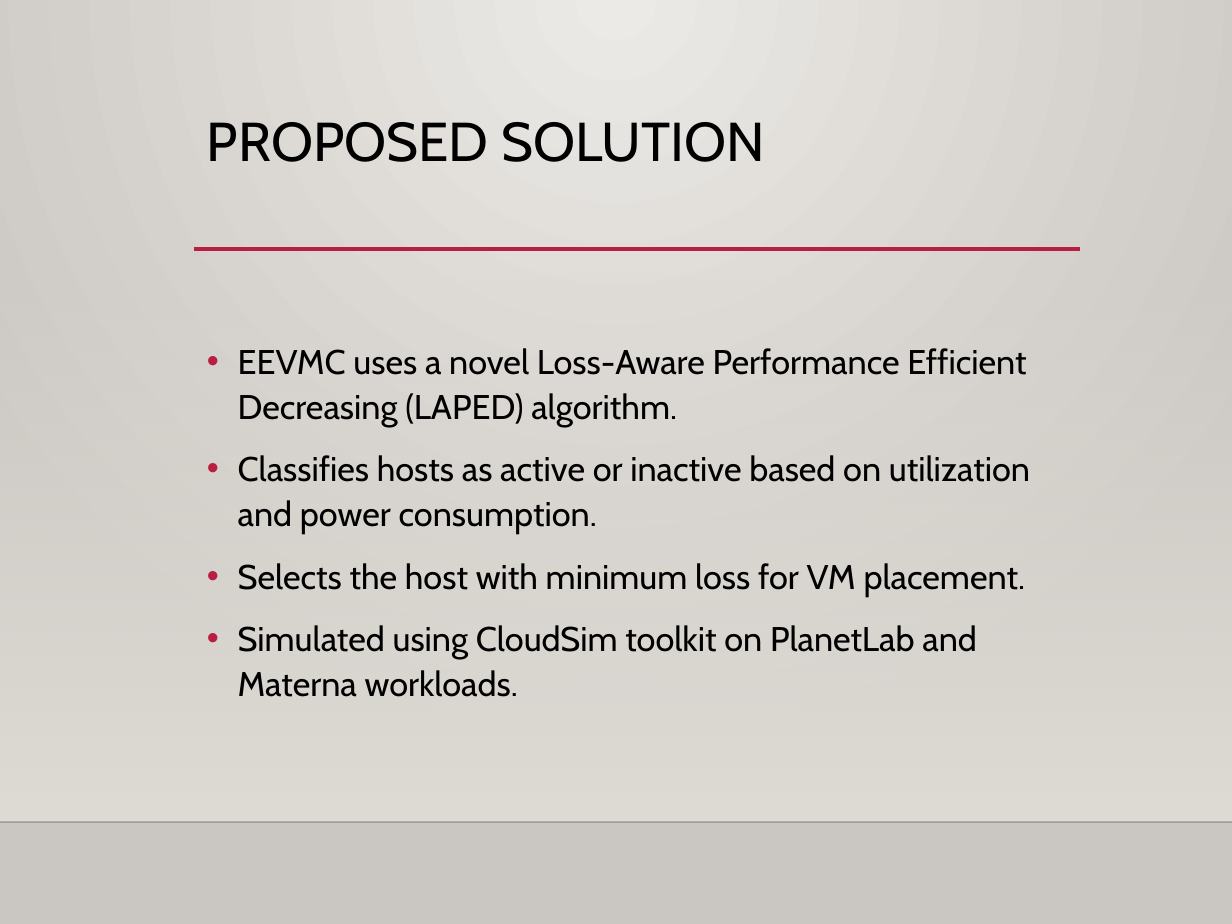
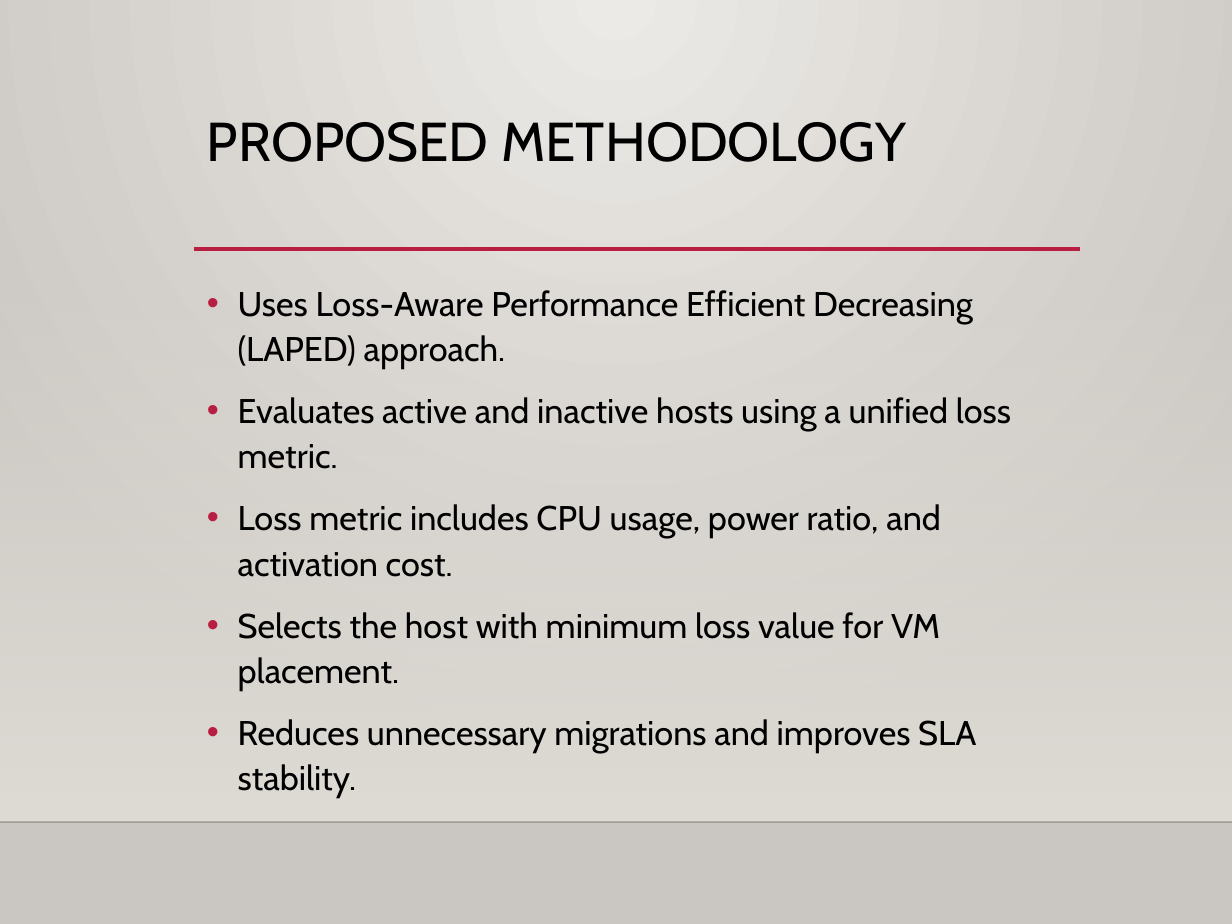
Before and after one commit to jaytomar19/Pbl_Jay-Pratap-Singh-Tomar, a slide deck: slide 8 of PBL PPT.pptx (slide 7 before the commit). Drawn at 1232x924 pixels with LibreOffice and Linux fonts; fonts in the diff are those of the drawing; background and template pictures are left out. Boxes give left, top, right and bottom in pixels: in the first picture for what was removed or moved away, otherwise in the second. Text is boxed around its words. In the diff, an @@ line names an element or a change of style, - is before the commit and + after.

```diff
--- a/PBL PPT.pptx
+++ b/PBL PPT.pptx
@@ title at [207,122,906,162]: text changed @@
-PROPOSED SOLUTION
+PROPOSED METHODOLOGY
@@ text at [238,290,1011,754]: text changed @@
-• EEVMC uses a novel Loss-Aware Performance Efficient Decreasing (LAPED) algorithm.
-• Classifies hosts as active or inactive based on utilization and power consumption.
-• Selects the host with minimum loss for VM placement.
-• Simulated using CloudSim toolkit on PlanetLab and Materna workloads.
+• Uses Loss-Aware Performance Efficient Decreasing (LAPED) approach.
+• Evaluates active and inactive hosts using a unified loss metric.
+• Loss metric includes CPU usage, power ratio, and activation cost.
+• Selects the host with minimum loss value for VM placement.
+• Reduces unnecessary migrations and improves SLA stability.
```
Also in this commit, not shown: 7 other slides changed, 7 slides added, 2 slides removed.
